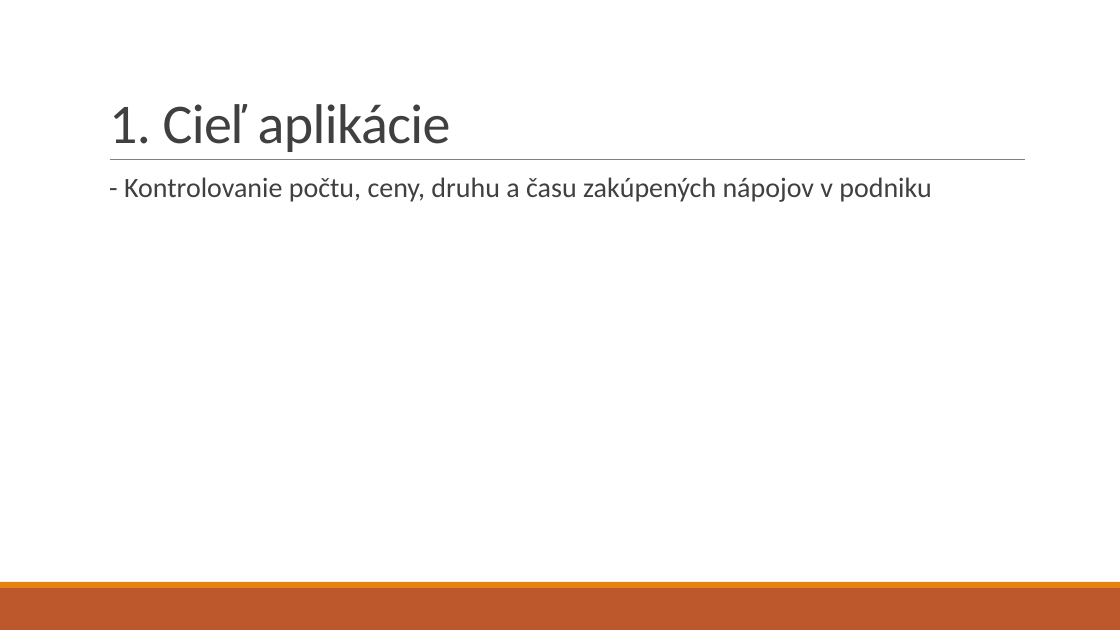
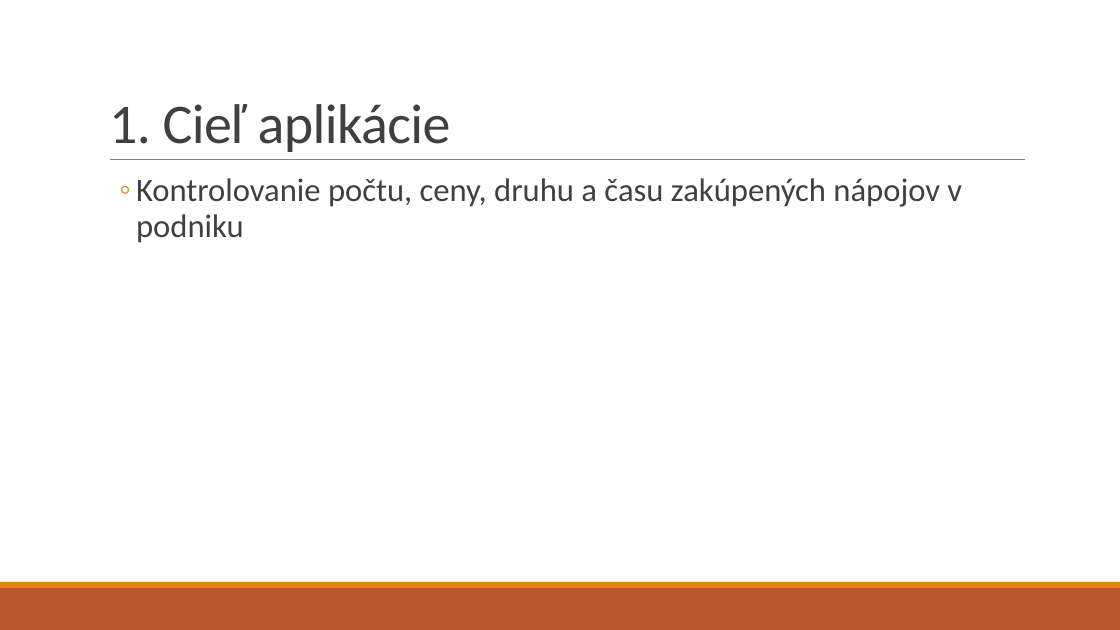
Before and after one commit to rtrembecky/drink_tracker, a slide deck: slide 2 of Presentation/Drink Tracker.pptx. Drawn at 1120x630 pixels with LibreOffice and Linux fonts; fonts in the diff are those of the drawing. Boxes give left, top, right and bottom in pixels: in the first picture for what was removed or moved away, otherwise in the second. Text is boxed around its words. In the diff, an @@ line names an element or a change of style, - is before the commit and + after.

```diff
--- a/Presentation/Drink Tracker.pptx
+++ b/Presentation/Drink Tracker.pptx
@@ text at box(136, 178, 962, 243): text changed; size 24 to 28 pt @@
-  - Kontrolovanie počtu, ceny, druhu a času zakúpených nápojov v podniku
+  ◦ Kontrolovanie počtu, ceny, druhu a času zakúpených nápojov v podniku
```
Also in this commit, not shown: 7 other slides changed, 9 other files.
